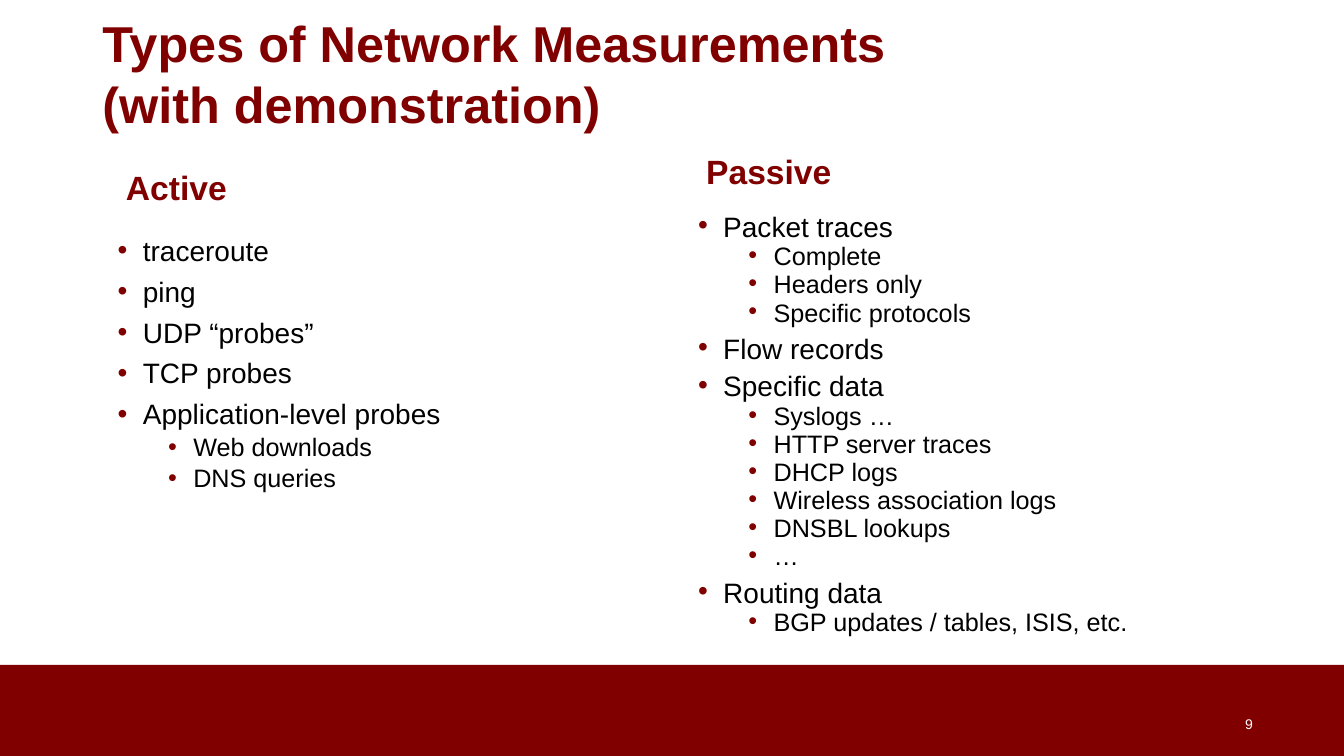
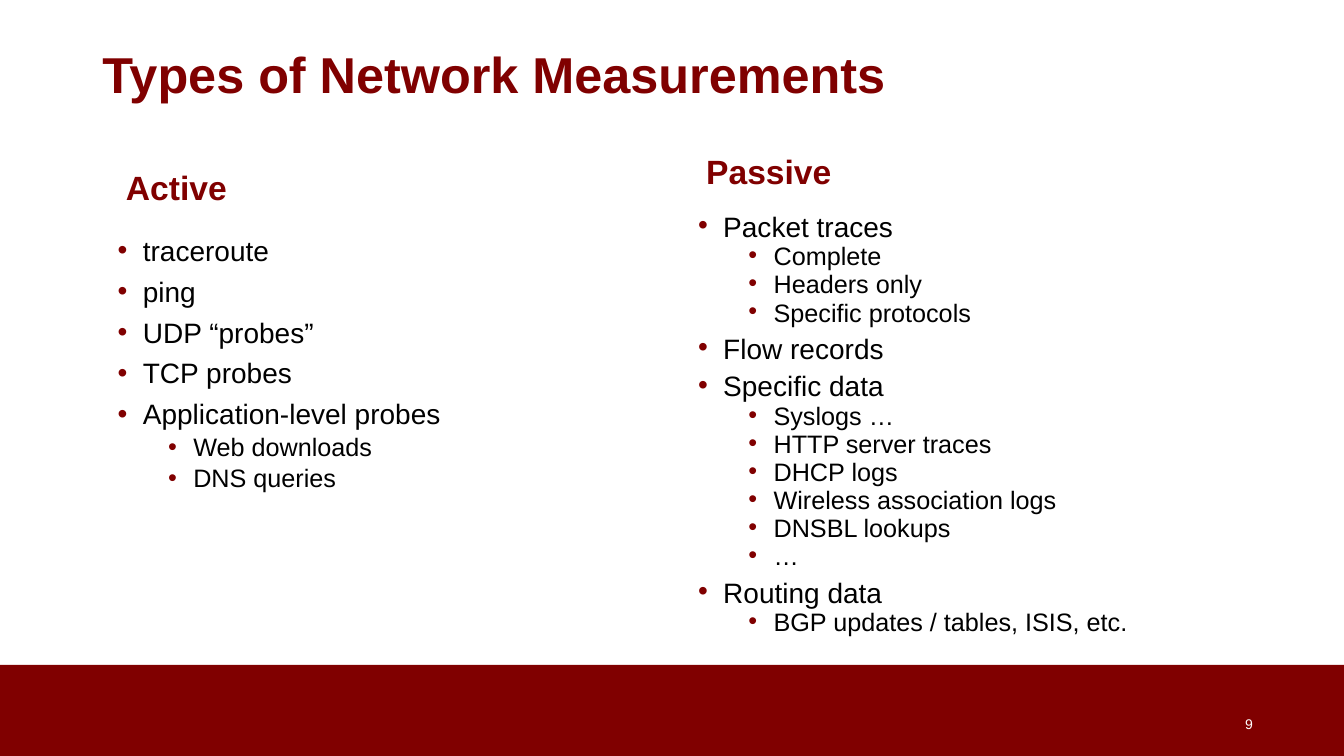
Before and after one commit to noise-lab/ML-Cybersecurity, a slide deck: slide 9 of module-2/ppt/2.2-Measurement.pptx. Drawn at 1344x756 pixels with LibreOffice and Linux fonts; fonts in the diff are those of the drawing; background and template pictures are left out. Boxes give left, top, right and bottom in pixels: in the first picture for what was removed or moved away, otherwise in the second. Text is boxed around its words. In the diff, an @@ line names an element or a change of style, - is before the commit and + after.

```diff
--- a/module-2/ppt/2.2-Measurement.pptx
+++ b/module-2/ppt/2.2-Measurement.pptx
@@ title at (102, 56, 885, 103): text changed @@
-Types of Network Measurements
-(with demonstration)
+Types of Network Measurements
```
Also in this commit, not shown: 2 other slides changed, 8 other files.
